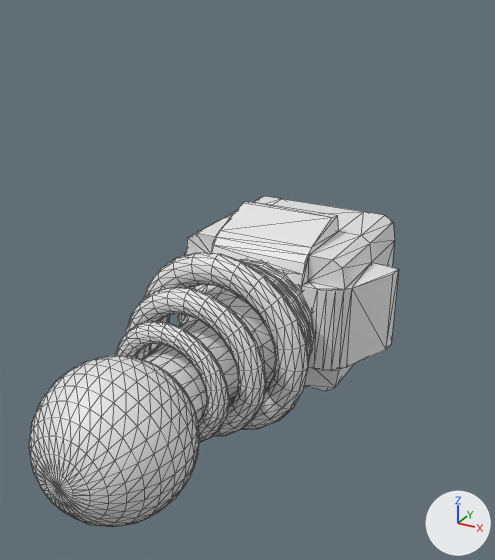
A saved change to the FBX model Assets/MTZ_Ressources/canon/SK_Tesla_Canon.fbx.
Camera for both pictures: a camera (50 mm lens) standing at (0.306, -0.98, 0.826) and looking at (-0.048, -0.337, 0.504). Lighting does not change. The marker at lower right points along +X, +Y and +Z. Both versions are drawn at frame 1 of the action 'Take 001'; the numbers are the values there. Mesh edges are drawn as thin lines. Vertices at the same position are counted once.

Objects in the first picture: 'SK_Tesla'.
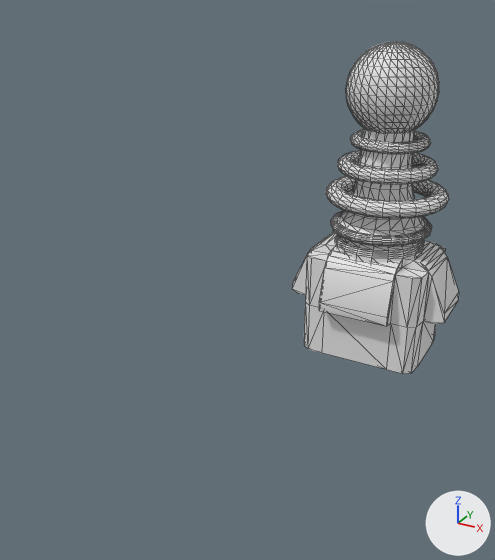
What the commit changed:
me_mesh has 1930 vertices, 3824 faces and spans x -12.4..12.4, y -74.6..-27.7, z -10.2..9.5.
me_mesh is used by ob_sk_tesla; location (0.0, 0.039, 0.504); scale (0.01, 0.01, 0.01).
me_mesh part 1: the whole mesh is turned -90 degrees about the x axis through the mesh origin.
Object 'SK_Tesla' (ob_sk_tesla) moves from (0.0, 0.039, 0.504) to (0.0, 0.0, 0.0).

Boxes (x1, y1, x2, y2) around the edits, measured in the pictures (495 x 560 px):
'SK_Tesla', mesh turned, moved: before (29, 196, 398, 527); after (292, 42, 459, 374)
